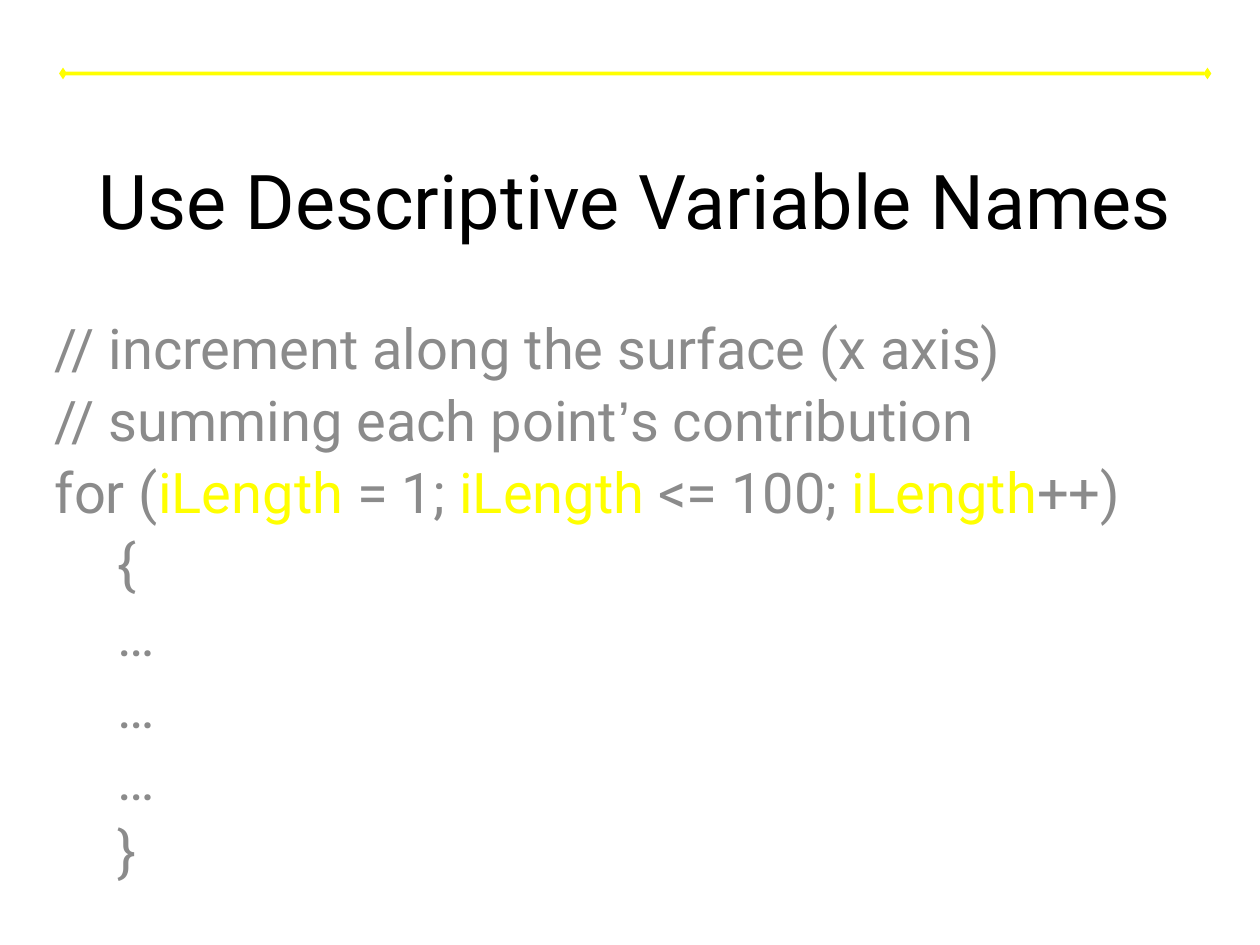
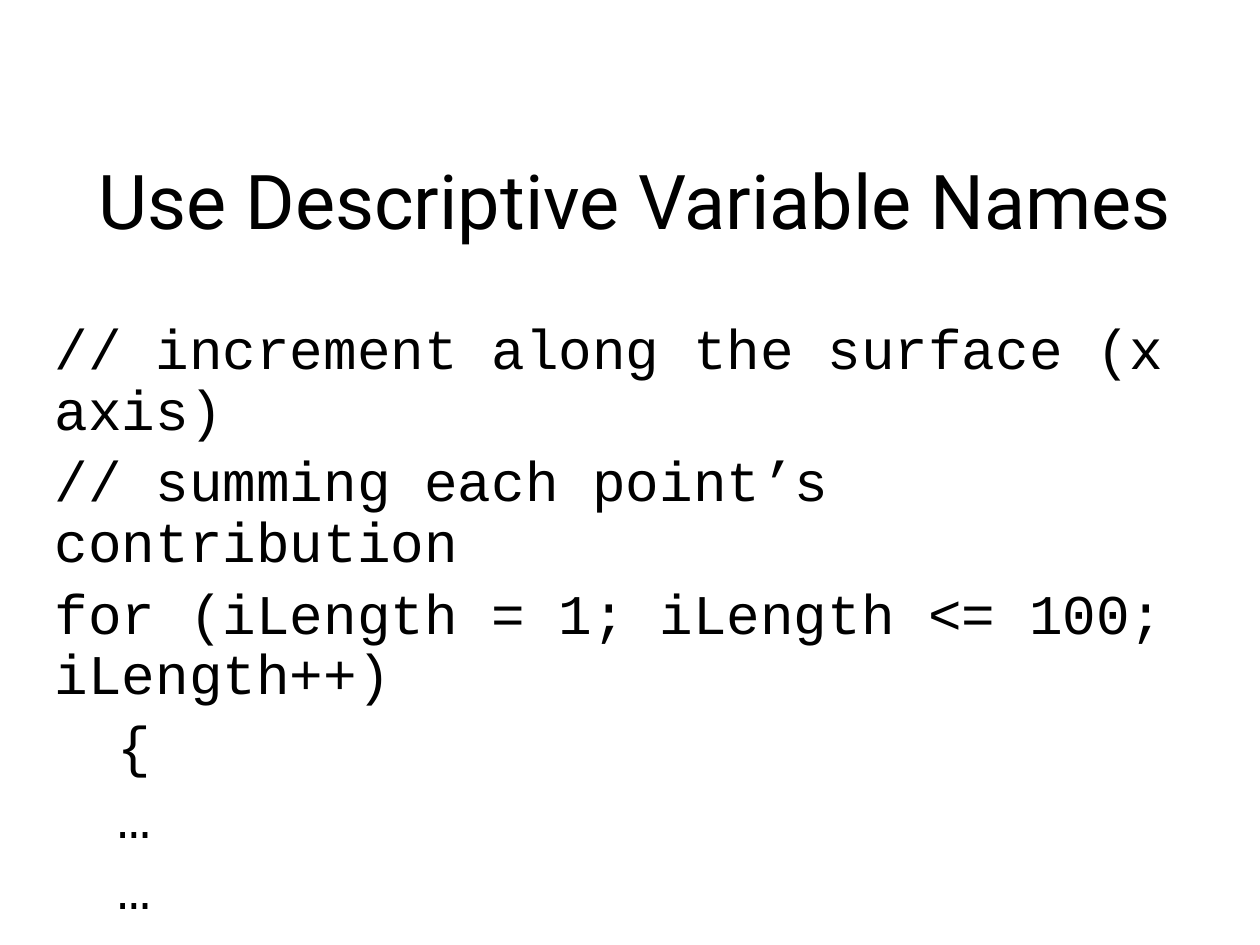
Before and after one commit to lkloh/USArray, a slide deck: slide 10 of BasicsOfCoding/BasicsOfCoding.pptx. Drawn at 1260x945 pixels with LibreOffice and Linux fonts; fonts in the diff are those of the drawing. Boxes give left, top, right and bottom in pixels: in the first picture for what was removed or moved away, otherwise in the second. Text is boxed around its words. In the diff, an @@ line names an element or a change of style, - is before the commit and + after.

```diff
--- a/BasicsOfCoding/BasicsOfCoding.pptx
+++ b/BasicsOfCoding/BasicsOfCoding.pptx
@@ double arrow removed from (63, 73) to (1207, 73) @@
@@ subtitle "// increment along the surface ..." at (55, 329, 1163, 706): font Roboto to Courier New; text colour #8C8C8C to #000000 in "// increment along the surface (x axis)", "// summing each point’s contribution", "for (iLength = 1; <= 100; iLength++)", "{" and 4 more places; font Arial to Courier New in "point’s"; text colour #FFFF00 to #000000 in "(iLength iLength iLength++)" @@
```
Also in this commit, not shown: 6 other slides changed, 4 slides added, 1 slide removed.
